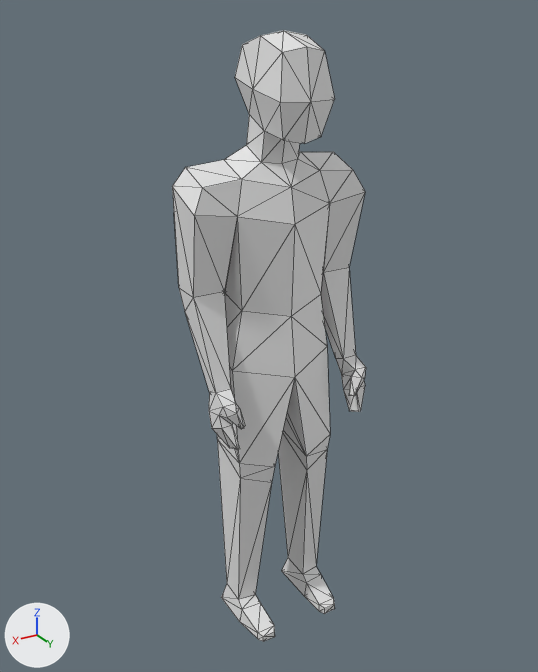
The glTF model models/player.glb as it was, and as the next commit left it.
Camera for both pictures: a 50 mm camera at (1.123, 2.292, 0.948) aimed at (0.008, 0.435, 0.019). Arrows for +X, +Y and +Z are at lower left; the lights stay in place. Mesh edges are drawn as thin lines. Vertices at the same position are counted once.

The older version as bpy lines, for what is in view:
```python
me_cube_001 = bpy.data.meshes.new('Cube.001')
me_cube_001.from_pydata(...)  # 182 vertices, 360 faces; spans x -0.28..0.3, y 0.3..0.62, z -1.97..-0.05
ob_cube_001 = bpy.data.objects.new('Cube.001', me_cube_001)
ob_cube_001.location = (-0.01, 0.012, 0.967)
```
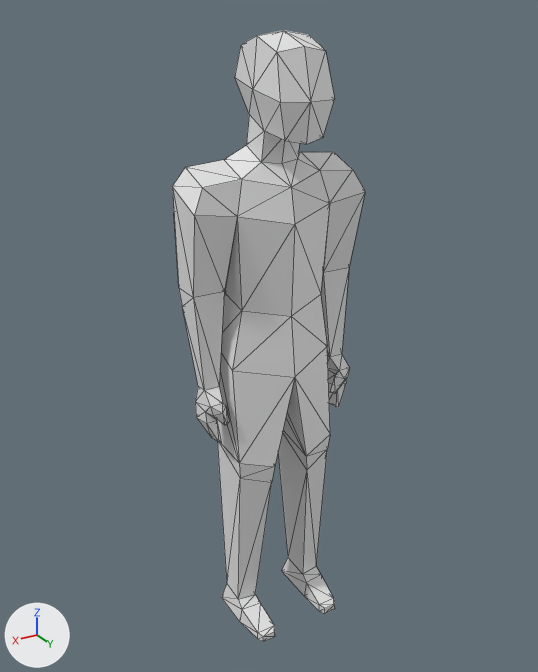
The newer file is also turned or shifted as a whole; pictures and numbers use the older file's frame.

Pixel boxes (x1, y1, x2, y2) of what changed, in the pictures (538 x 672 px; the box of a moved part takes in the faces that stretch with it):
```json
{"object": "Cube.001", "change": "reshaped", "before": [172, 30, 366, 641], "after": [172, 30, 365, 641]}
{"part": 1, "of": "me_cube_001", "change": "moved or reshaped", "before": [179, 288, 245, 450], "after": [179, 288, 229, 443]}
{"part": 2, "of": "me_cube_001", "change": "moved or reshaped", "before": [321, 267, 366, 412], "after": [321, 267, 350, 407]}
{"part": 3, "of": "me_cube_001", "change": "moved or reshaped", "before": [235, 30, 335, 102], "after": [235, 30, 335, 102]}
```

Scene script edits in JSON lines:
```json
{"block": "me_cube_001", "where": "me_cube_001.from_pydata(...)  # 182 vertices, 360 faces; spans x -0.28..0.3, y 0.3..0.62, z -1.97..-0.05"}
{"block": "me_cube_001", "where": "# used by ob_cube_001; location = (-0.01, 0.012, 0.967)"}
{"block": "me_cube_001", "change": "me_cube_001 part 1: all 27 vertices in x 0.19..0.28, y 0.37..0.61, z -1.22..-0.83 are turned -15 degrees about the x axis through their middle, then moved by (0.0, -0.07, -0.01)"}
{"block": "me_cube_001", "change": "me_cube_001 part 2: all 27 vertices in x -0.26..-0.17, y 0.37..0.61, z -1.22..-0.83 are turned -15 degrees about the x axis through their middle, then moved by (0.0, -0.07, -0.01)"}
{"block": "me_cube_001", "change": "me_cube_001 part 3"}
{"op": "set", "path": "me_cube_001.vertices[1].co", "old": "(0.08, 0.39, -0.09)", "new": "(0.09, 0.4, -0.09)", "note": "pixel (242, 44) -> pixel (240, 44)"}
{"op": "set", "path": "me_cube_001.vertices[3].co", "old": "(0.07, 0.58, -0.1)", "new": "(0.08, 0.57, -0.1)", "note": "pixel (282, 52) -> pixel (276, 52)"}
{"op": "set", "path": "me_cube_001.vertices[5].co", "old": "(0.01, 0.59, -0.09)", "new": "(0.01, 0.58, -0.09)", "note": "pixel (306, 46) -> pixel (304, 46)"}
{"op": "set", "path": "me_cube_001.vertices[8].co", "old": "(0.08, 0.49, -0.07)", "new": "(0.09, 0.49, -0.07)", "note": "pixel (260, 35) -> pixel (256, 35)"}
{"op": "set", "path": "me_cube_001.vertices[11].co", "old": "(0.01, 0.38, -0.08)", "new": "(0.01, 0.39, -0.08)"}
{"op": "set", "path": "me_cube_001.vertices[97].co", "old": "(-0.06, 0.39, -0.09)", "new": "(-0.07, 0.4, -0.09)"}
{"op": "set", "path": "me_cube_001.vertices[99].co", "old": "(-0.05, 0.58, -0.1)", "new": "(-0.06, 0.57, -0.1)", "note": "pixel (324, 50) -> pixel (325, 50)"}
{"op": "set", "path": "me_cube_001.vertices[102].co", "old": "(-0.06, 0.49, -0.07)", "new": "(-0.07, 0.49, -0.07)", "note": "pixel (306, 35) -> pixel (309, 35)"}
```
